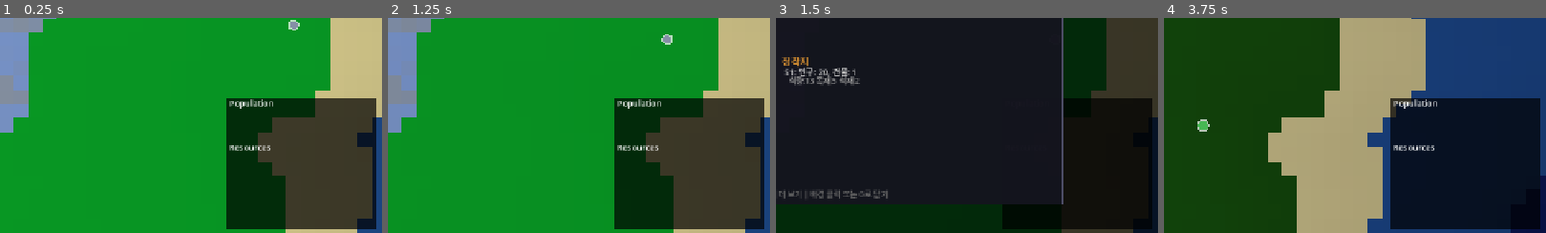
Above: before the commit, frames 1-4 (left to right).
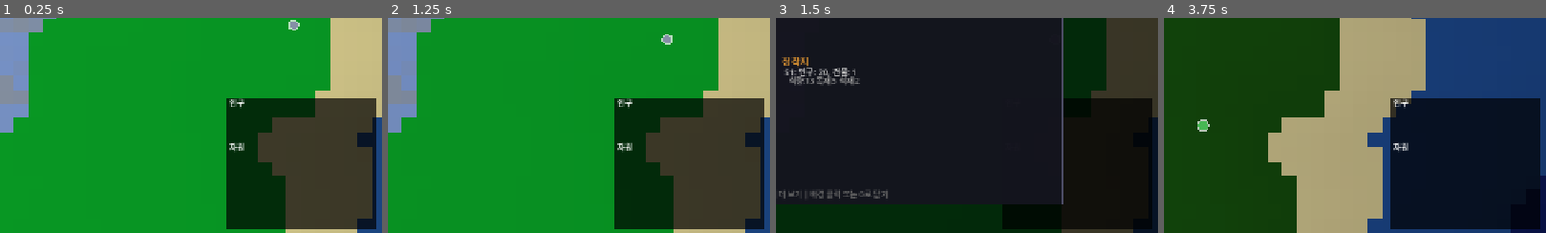
Above: after the commit, the same moments.

Repository: hyunlord/new-world
Game: Godot game, scene res://scenes/main/main.tscn
Same seed, same stepped clock (60 frames per second), same inputs: the game is played once before the commit and once after it.
Inputs (mouse positions are % of the whole screen's width and height, from its top left):
- Up to frame 1 (0.25 s): no input
- Up to frame 2 (1.25 s): tap Enter at 0.5 s; drag from (89, 23) to (60, 28) at 0.52 s
- Up to frame 3 (1.5 s): drag from (89, 81) to (45, 70) at 1.27 s
- Up to frame 4 (3.75 s): tap Space at 2 s; move the mouse to (50, 50) at 2.02 s; hold D 2.03-2.75 s; tap Tab at 2.1 s; click (50, 50) at 2.17 s; drag from (45, 70) to (20, 35) at 2.77 s; tap Enter at 3.5 s; move the mouse to (80, 65) at 3.52 s; hold A from 3.53 s (still down); tap G at 3.6 s
The pictures show only the part of the screen within x 50-100%, y 47-97%; the shares and areas given below are measured in that part.

The runs differ from the first frame. In frame 1, 0.6% of the frame differs, in the area x 60-72%, y 37-63%; in frame 2, 0.6%; in frame 3, less than 0.1%; in frame 4, 0.6%.

Commit message:
fix: i18n — facets, relationships, stats, list panel, age format, stats panel
- entity_detail_panel.gd: facet names via FACET_* keys, relationship types
  via RELATION_* tr_id, A:/T:/R: labels via UI_AFFINITY/TRUST/RELATIONSHIP_SCORE,
  Speed/Strength/Total gathered/Buildings built via Locale.ltr, action history
  via UI_TICK_FORMAT trf, deceased panel Stage/Gathered/Built via Locale.ltr
- list_panel.gd: Job column via JOB_* tr_id, Status column via STATUS_* tr_id,
  building type via BUILDING_TYPE_* ltr
- game_calendar.gd: format_age_short uses UI_AGE_SHORT_FORMAT/UI_AGE_MONTHS/
  UI_AGE_DAYS instead of hardcoded English units
- stats_panel.gd: Population/Resources/G:Details via Locale.ltr, locale_changed
  signal connected for live language switching
- localization/en+ko/ui.json: +24 FACET_* keys, UI_AFFINITY, UI_TRUST,
  UI_RELATIONSHIP_SCORE, UI_STRENGTH, UI_TOTAL_GATHERED, UI_BUILDINGS_BUILT,
  UI_TICK_FORMAT, UI_STAGE, UI_AGE_SHORT_FORMAT
- localization/en+ko/game.json: +JOB_MINER, +STATUS_SOCIALIZE, +RELATION_*
  (stranger/acquaintance/friend/close_friend/romantic/partner/rival)

Co-Authored-By: Claude Sonnet 4.5 <noreply@anthropic.com>

Diff:
--- a/localization/en/game.json
+++ b/localization/en/game.json
@@ -100,5 +100,14 @@
   "FACET_O_AESTHETIC_APPRECIATION": "Aesthetic Appreciation",
   "FACET_O_INQUISITIVENESS": "Inquisitiveness",
   "FACET_O_CREATIVITY": "Creativity",
-  "FACET_O_UNCONVENTIONALITY": "Unconventionality"
+  "FACET_O_UNCONVENTIONALITY": "Unconventionality",
+  "JOB_MINER": "Miner",
+  "STATUS_SOCIALIZE": "Socialize",
+  "RELATION_STRANGER": "Stranger",
+  "RELATION_ACQUAINTANCE": "Acquaintance",
+  "RELATION_FRIEND": "Friend",
+  "RELATION_CLOSE_FRIEND": "Close Friend",
+  "RELATION_ROMANTIC": "Romantic",
+  "RELATION_PARTNER": "Partner",
+  "RELATION_RIVAL": "Rival"
 }
--- a/localization/en/ui.json
+++ b/localization/en/ui.json
@@ -215,5 +215,38 @@
   "EVT_DIED": "{name} died ({cause}, age {age})",
   "EVT_ORPHANED": "Parent {parent} died",
   "EVT_PARTNER_DIED": "Partner {partner} died",
-  "EVT_MARRIED": "{name} and {partner} coupled"
+  "EVT_MARRIED": "{name} and {partner} coupled",
+  "FACET_H_SINCERITY": "Sincerity",
+  "FACET_H_FAIRNESS": "Fairness",
+  "FACET_H_GREED_AVOIDANCE": "Greed Avoidance",
+  "FACET_H_MODESTY": "Modesty",
+  "FACET_E_FEARFULNESS": "Fearfulness",
+  "FACET_E_ANXIETY": "Anxiety",
+  "FACET_E_DEPENDENCE": "Dependence",
+  "FACET_E_SENTIMENTALITY": "Sentimentality",
+  "FACET_X_SOCIAL_SELF_ESTEEM": "Social Self-Esteem",
+  "FACET_X_SOCIAL_BOLDNESS": "Social Boldness",
+  "FACET_X_SOCIABILITY": "Sociability",
+  "FACET_X_LIVELINESS": "Liveliness",
+  "FACET_A_FORGIVENESS": "Forgiveness",
+  "FACET_A_GENTLENESS": "Gentleness",
+  "FACET_A_FLEXIBILITY": "Flexibility",
+  "FACET_A_PATIENCE": "Patience",
+  "FACET_C_ORGANIZATION": "Organization",
+  "FACET_C_DILIGENCE": "Diligence",
+  "FACET_C_PERFECTIONISM": "Perfectionism",
+  "FACET_C_PRUDENCE": "Prudence",
+  "FACET_O_AESTHETIC_APPRECIATION": "Aesthetic Appreciation",
+  "FACET_O_INQUISITIVENESS": "Inquisitiveness",
+  "FACET_O_CREATIVITY": "Creativity",
+  "FACET_O_UNCONVENTIONALITY": "Unconventionality",
+  "UI_AFFINITY": "A",
+  "UI_TRUST": "T",
+  "UI_RELATIONSHIP_SCORE": "R",
+  "UI_STRENGTH": "Strength",
+  "UI_TOTAL_GATHERED": "Total gathered",
+  "UI_BUILDINGS_BUILT": "Buildings built",
+  "UI_TICK_FORMAT": "Tick {tick}: {action}",
+  "UI_STAGE": "Stage",
+  "UI_AGE_SHORT_FORMAT": "{y}y {m}m {d}d"
 }
--- a/localization/ko/game.json
+++ b/localization/ko/game.json
@@ -100,5 +100,14 @@
   "FACET_O_AESTHETIC_APPRECIATION": "심미성",
   "FACET_O_INQUISITIVENESS": "호기심",
   "FACET_O_CREATIVITY": "창의성",
-  "FACET_O_UNCONVENTIONALITY": "비순응"
+  "FACET_O_UNCONVENTIONALITY": "비순응",
+  "JOB_MINER": "광부",
+  "STATUS_SOCIALIZE": "사교",
+  "RELATION_STRANGER": "낯선 사람",
+  "RELATION_ACQUAINTANCE": "지인",
+  "RELATION_FRIEND": "친구",
+  "RELATION_CLOSE_FRIEND": "절친",
+  "RELATION_ROMANTIC": "연인",
+  "RELATION_PARTNER": "파트너",
+  "RELATION_RIVAL": "경쟁자"
 }
--- a/localization/ko/ui.json
+++ b/localization/ko/ui.json
@@ -215,5 +215,38 @@
   "EVT_DIED": "{name} 사망 ({cause}, {age}세)",
   "EVT_ORPHANED": "부모 {parent} 사망",
   "EVT_PARTNER_DIED": "파트너 {partner} 사망",
-  "EVT_MARRIED": "{name}와(과) {partner} 결합"
+  "EVT_MARRIED": "{name}와(과) {partner} 결합",
+  "FACET_H_SINCERITY": "진실성",
+  "FACET_H_FAIRNESS": "공정성",
+  "FACET_H_GREED_AVOIDANCE": "탐욕회피",
+  "FACET_H_MODESTY": "겸손",
+  "FACET_E_FEARFULNESS": "공포성",
+  "FACET_E_ANXIETY": "불안",
+  "FACET_E_DEPENDENCE": "의존성",
+  "FACET_E_SENTIMENTALITY": "감수성",
+  "FACET_X_SOCIAL_SELF_ESTEEM": "사회적 자존감",
+  "FACET_X_SOCIAL_BOLDNESS": "사회적 대담성",
+  "FACET_X_SOCIABILITY": "사교성",
+  "FACET_X_LIVELINESS": "활발함",
+  "FACET_A_FORGIVENESS": "용서",
+  "FACET_A_GENTLENESS": "온화함",
+  "FACET_A_FLEXIBILITY": "유연성",
+  "FACET_A_PATIENCE": "인내",
+  "FACET_C_ORGANIZATION": "조직력",
+  "FACET_C_DILIGENCE": "근면",
+  "FACET_C_PERFECTIONISM": "완벽주의",
+  "FACET_C_PRUDENCE": "신중함",
+  "FACET_O_AESTHETIC_APPRECIATION": "심미안",
+  "FACET_O_INQUISITIVENESS": "탐구심",
+  "FACET_O_CREATIVITY": "창의성",
+  "FACET_O_UNCONVENTIONALITY": "비관습성",
+  "UI_AFFINITY": "호감",
+  "UI_TRUST": "신뢰",
+  "UI_RELATIONSHIP_SCORE": "관계",
+  "UI_STRENGTH": "힘",
+  "UI_TOTAL_GATHERED": "총 채집",
+  "UI_BUILDINGS_BUILT": "건설 수",
+  "UI_TICK_FORMAT": "틱 {tick}: {action}",
+  "UI_STAGE": "단계",
+  "UI_AGE_SHORT_FORMAT": "{y}년 {m}개월 {d}일"
 }
--- a/scripts/core/game_calendar.gd
+++ b/scripts/core/game_calendar.gd
@@ -228,11 +228,11 @@
 static func format_age_short(birth_date: Dictionary, ref_date: Dictionary = {}) -> String:
 	var age: Dictionary = calculate_detailed_age(birth_date, ref_date)
 	if age.years > 0:
-		return "%dy %dm %dd" % [age.years, age.months, age.days]
+		return Locale.trf("UI_AGE_SHORT_FORMAT", {"y": str(age.years), "m": str(age.months), "d": str(age.days)})
 	elif age.months > 0:
-		return "%dm %dd" % [age.months, age.days]
+		return "%s%s %s%s" % [str(age.months), Locale.ltr("UI_AGE_MONTHS"), str(age.days), Locale.ltr("UI_AGE_DAYS")]
 	else:
-		return "%dd" % age.days
+		return "%s%s" % [str(age.days), Locale.ltr("UI_AGE_DAYS")]
 
 
 static func format_number(n: int) -> String:
--- a/scripts/ui/entity_detail_panel.gd
+++ b/scripts/ui/entity_detail_panel.gd
@@ -354,7 +354,7 @@
 			var fkeys: Array = pd.FACET_KEYS[axis_id]
 			for fk in fkeys:
 				var fval: float = pd.facets.get(fk, 0.5)
-				var fname: String = "    " + fk.substr(fk.find("_") + 1).replace("_", " ").capitalize()
+				var fname: String = "    " + Locale.tr("FACET_" + fk.to_upper())
 				var dim_color: Color = Color(color.r * FACET_COLOR_DIM, color.g * FACET_COLOR_DIM, color.b * FACET_COLOR_DIM)
 				cy = _draw_bar(font, cx + 25, cy, bar_w - 15, fname, fval, dim_color)
 	cy += 4.0
@@ -605,18 +605,18 @@
 				draw_string(font, npos, other_name, HORIZONTAL_ALIGNMENT_LEFT, -1, GameConfig.get_font_size("popup_body"), Color(0.4, 0.9, 0.9))
 				_register_click_region(npos, other_name, other_id, font, GameConfig.get_font_size("popup_body"))
 				var name_w: float = font.get_string_size(other_name, HORIZONTAL_ALIGNMENT_LEFT, -1, GameConfig.get_font_size("popup_body")).x
-				var rel_label: String = " - %s (A:%d T:%d)" % [rel.type.replace("_", " ").capitalize(), int(rel.affinity), int(rel.trust)]
+				var rel_label: String = " - %s (%s:%d %s:%d)" % [Locale.tr_id("RELATION", rel.type), Locale.ltr("UI_AFFINITY"), int(rel.affinity), Locale.ltr("UI_TRUST"), int(rel.trust)]
 				if rel.romantic_interest > 0.0:
-					rel_label += " R:%d" % int(rel.romantic_interest)
+					rel_label += " %s:%d" % [Locale.ltr("UI_RELATIONSHIP_SCORE"), int(rel.romantic_interest)]
 				draw_string(font, Vector2(cx + 10 + name_w, cy + 12), rel_label, HORIZONTAL_ALIGNMENT_LEFT, -1, GameConfig.get_font_size("popup_body"), type_color)
 				cy += 15.0
 		cy += 6.0
 
 	# ── Stats ──
 	cy = _draw_section_header(font, cx, cy, Locale.ltr("UI_STATS_SECTION"))
-	draw_string(font, Vector2(cx + 10, cy + 12), "Speed: %.1f  |  Strength: %.1f" % [entity.speed, entity.strength], HORIZONTAL_ALIGNMENT_LEFT, -1, GameConfig.get_font_size("popup_body"), Color(0.8, 0.8, 0.8))
+	draw_string(font, Vector2(cx + 10, cy + 12), "%s: %.1f  |  %s: %.1f" % [Locale.ltr("UI_SPEED"), entity.speed, Locale.ltr("UI_STRENGTH"), entity.strength], HORIZONTAL_ALIGNMENT_LEFT, -1, GameConfig.get_font_size("popup_body"), Color(0.8, 0.8, 0.8))
 	cy += 16.0
-	draw_string(font, Vector2(cx + 10, cy + 12), "Total gathered: %.0f  |  Buildings built: %d" % [entity.total_gathered, entity.buildings_built], HORIZONTAL_ALIGNMENT_LEFT, -1, GameConfig.get_font_size("popup_body"), Color(0.8, 0.8, 0.8))
+	draw_string(font, Vector2(cx + 10, cy + 12), "%s: %.0f  |  %s: %d" % [Locale.ltr("UI_TOTAL_GATHERED"), entity.total_gathered, Locale.ltr("UI_BUILDINGS_BUILT"), entity.buildings_built], HORIZONTAL_ALIGNMENT_LEFT, -1, GameConfig.get_font_size("popup_body"), Color(0.8, 0.8, 0.8))
 	cy += 22.0
 
 	# ── Action History ──
@@ -626,7 +626,7 @@
 	var hist_count: int = 0
 	while idx >= 0 and hist_count < 5:
 		var entry: Dictionary = hist[idx]
-		draw_string(font, Vector2(cx + 10, cy + 11), "Tick %d: %s" % [entry.tick, entry.action], HORIZONTAL_ALIGNMENT_LEFT, -1, GameConfig.get_font_size("popup_small"), Color(0.6, 0.6, 0.6))
+		draw_string(font, Vector2(cx + 10, cy + 11), Locale.trf("UI_TICK_FORMAT", {"tick": str(entry.tick), "action": Locale.tr_id("STATUS", entry.action)}), HORIZONTAL_ALIGNMENT_LEFT, -1, GameConfig.get_font_size("popup_small"), Color(0.6, 0.6, 0.6))
 		cy += 13.0
 		idx -= 1
 		hist_count += 1
@@ -823,9 +823,9 @@
 	var job_text: String = Locale.tr_id("JOB", job_id)
 	var stage_id: String = str(r.get("age_stage", ""))
 	var stage_text: String = Locale.tr_id("STAGE", stage_id) if stage_id != "" else Locale.ltr("UI_UNKNOWN")
-	draw_string(font, Vector2(cx + 10, cy + 12), "%s: %s | Stage: %s" % [Locale.ltr("UI_JOB"), job_text, stage_text], HORIZONTAL_ALIGNMENT_LEFT, -1, GameConfig.get_font_size("popup_body"), Color(0.7, 0.7, 0.7))
+	draw_string(font, Vector2(cx + 10, cy + 12), "%s: %s | %s: %s" % [Locale.ltr("UI_JOB"), job_text, Locale.ltr("UI_STAGE"), stage_text], HORIZONTAL_ALIGNMENT_LEFT, -1, GameConfig.get_font_size("popup_body"), Color(0.7, 0.7, 0.7))
 	cy += 16.0
-	draw_string(font, Vector2(cx + 10, cy + 12), "Gathered: %.0f | Built: %d" % [r.get("total_gathered", 0.0), r.get("buildings_built", 0)], HORIZONTAL_ALIGNMENT_LEFT, -1, GameConfig.get_font_size("popup_body"), Color(0.7, 0.7, 0.7))
+	draw_string(font, Vector2(cx + 10, cy + 12), "%s: %.0f | %s: %d" % [Locale.ltr("UI_GATHERED_LABEL"), r.get("total_gathered", 0.0), Locale.ltr("UI_BUILT_LABEL"), r.get("buildings_built", 0)], HORIZONTAL_ALIGNMENT_LEFT, -1, GameConfig.get_font_size("popup_body"), Color(0.7, 0.7, 0.7))
 	cy += 22.0
 
 	# Family (clickable)
@@ -923,7 +923,7 @@
 			var fkeys: Array = pd.FACET_KEYS[axis_id]
 			for fk in fkeys:
 				var fval: float = pd.facets.get(fk, 0.5)
-				var fname: String = "    " + fk.substr(fk.find("_") + 1).replace("_", " ").capitalize()
+				var fname: String = "    " + Locale.tr("FACET_" + fk.to_upper())
 				var dim_color: Color = Color(color.r * FACET_COLOR_DIM, color.g * FACET_COLOR_DIM, color.b * FACET_COLOR_DIM)
 				cy = _draw_bar(font, cx + 25, cy, bar_w - 15, fname, fval, dim_color)
 	cy += 4.0
--- a/scripts/ui/list_panel.gd
+++ b/scripts/ui/list_panel.gd
@@ -289,7 +289,7 @@
 				"age_display": age_short,
 				"born": born_days, "born_display": born_display,
 				"died": 9999999, "died_display": "-",
-				"job": e.job, "status": e.current_action, "settlement": e.settlement_id,
+				"job": e.job, "status": Locale.tr_id("STATUS", e.current_action), "settlement": e.settlement_id,
 				"hunger": e.hunger, "deceased": false,
 			})
 
@@ -411,7 +411,7 @@
 		col_x += col_widths[3] + COL_PAD
 
 		# Job
-		draw_string(font, Vector2(col_x, draw_y + 14), str(row.job), HORIZONTAL_ALIGNMENT_LEFT, int(col_widths[4]) - 2, fs_small, text_color)
+		draw_string(font, Vector2(col_x, draw_y + 14), Locale.tr_id("JOB", str(row.job)), HORIZONTAL_ALIGNMENT_LEFT, int(col_widths[4]) - 2, fs_small, text_color)
 		col_x += col_widths[4] + COL_PAD
 
 		# Status
@@ -471,7 +471,7 @@
 			draw_rect(Rect2(cx, cy, panel_w - 30, ROW_HEIGHT), Color(0.1, 0.1, 0.1, 0.3))
 
 		col_x = cx + 5
-		draw_string(font, Vector2(col_x, cy + 14), b.building_type.capitalize(), HORIZONTAL_ALIGNMENT_LEFT, -1, fs_small, text_color)
+		draw_string(font, Vector2(col_x, cy + 14), Locale.ltr("BUILDING_TYPE_" + b.building_type.to_upper()), HORIZONTAL_ALIGNMENT_LEFT, -1, fs_small, text_color)
 		col_x += BUILDING_COLUMNS[0].width + COL_PAD
 
 		var sett_text: String = "S%d" % b.settlement_id if b.settlement_id > 0 else "-"
--- a/scripts/ui/stats_panel.gd
+++ b/scripts/ui/stats_panel.gd
@@ -21,6 +21,7 @@
 	offset_top = -(30 + panel_h)
 	custom_minimum_size = Vector2(panel_w, panel_h)
 	mouse_filter = Control.MOUSE_FILTER_STOP
+	Locale.locale_changed.connect(func(_l): queue_redraw())
 
 
 func _process(_delta: float) -> void:
@@ -34,8 +35,8 @@
 	var font: Font = ThemeDB.fallback_font
 
 	if _stats_recorder == null or _stats_recorder.history.size() < 2:
-		draw_string(font, Vector2(4, 14), "Population", HORIZONTAL_ALIGNMENT_LEFT, -1, GameConfig.get_font_size("stats_title"), Color.WHITE)
-		draw_string(font, Vector2(4, graph_h + 18), "Resources", HORIZONTAL_ALIGNMENT_LEFT, -1, GameConfig.get_font_size("stats_title"), Color.WHITE)
+		draw_string(font, Vector2(4, 14), Locale.ltr("UI_STAT_POPULATION"), HORIZONTAL_ALIGNMENT_LEFT, -1, GameConfig.get_font_size("stats_title"), Color.WHITE)
+		draw_string(font, Vector2(4, graph_h + 18), Locale.ltr("UI_RESOURCES"), HORIZONTAL_ALIGNMENT_LEFT, -1, GameConfig.get_font_size("stats_title"), Color.WHITE)
 		return
 
 	_draw_population_graph(font)
@@ -152,7 +153,7 @@
 	draw_string(font, Vector2(4, label_y), "G:%d L:%d B:%d M:%d" % [snap.gatherers, snap.lumberjacks, snap.builders, snap.miners], HORIZONTAL_ALIGNMENT_LEFT, -1, GameConfig.get_font_size("stats_body"), Color(0.7, 0.7, 0.7))
 
 	# Click hint
-	draw_string(font, Vector2(panel_w * 0.5 - 20, panel_h - 4), "G: Details", HORIZONTAL_ALIGNMENT_CENTER, -1, GameConfig.get_font_size("stats_body"), Color(0.5, 0.5, 0.5))
+	draw_string(font, Vector2(panel_w * 0.5 - 20, panel_h - 4), Locale.ltr("UI_STAT_DETAILS_HINT"), HORIZONTAL_ALIGNMENT_CENTER, -1, GameConfig.get_font_size("stats_body"), Color(0.5, 0.5, 0.5))
 
 
 func apply_ui_scale() -> void:
Not shown, changed: .gitignore
